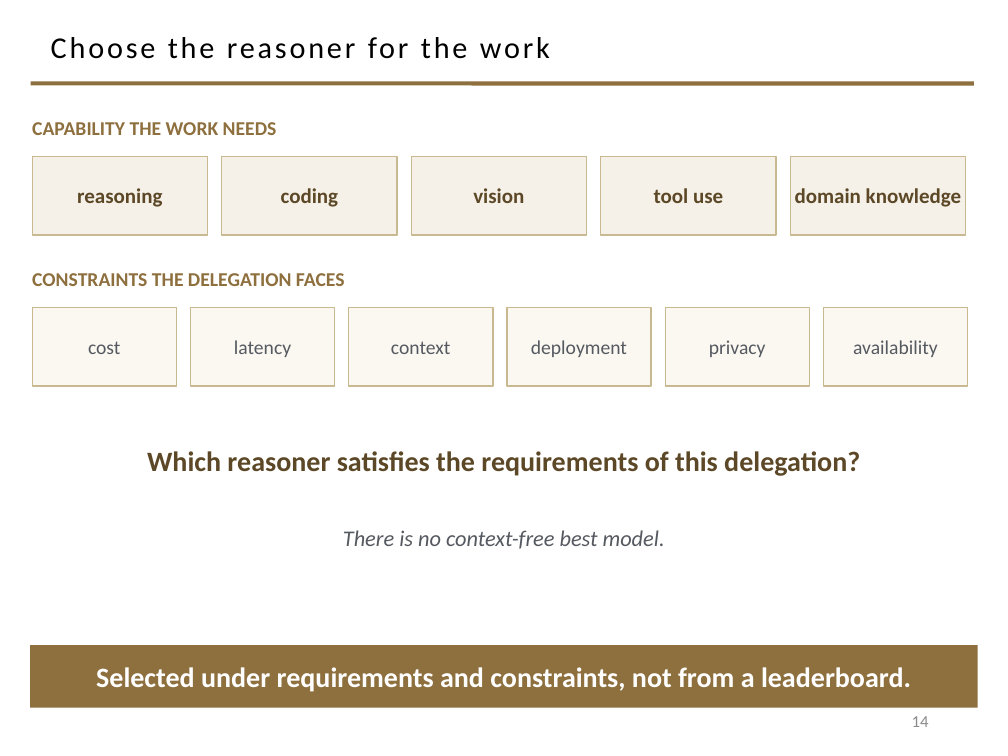
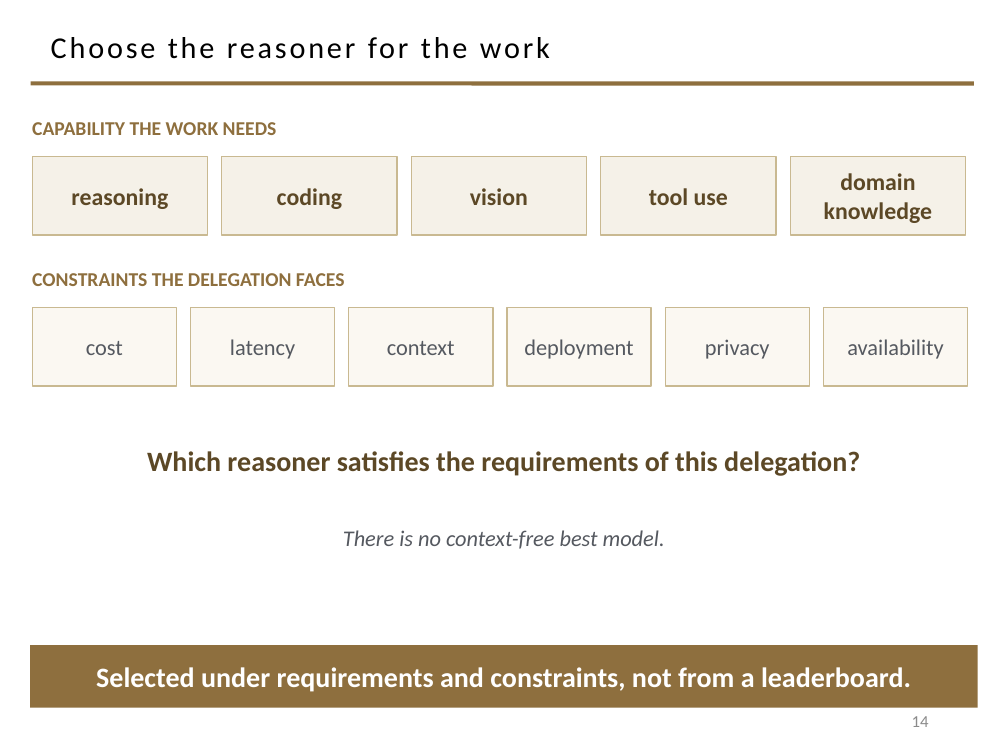
Before and after one commit to davisjam/model-based-agentic-software-engineering, a slide deck: slide 14 of course/lectures/act-2-delegation-and-control/01-delegation/2-1-Agents.pptx. Drawn at 1008x756 pixels with LibreOffice and Linux fonts; fonts in the diff are those of the drawing; background and template pictures are left out. Boxes give left, top, right and bottom in pixels: in the first picture for what was removed or moved away, otherwise in the second. Text is boxed around its words. In the diff, an @@ line names an element or a change of style, - is before the commit and + after.

```diff
--- a/course/lectures/act-2-delegation-and-control/01-delegation/2-1-Agents.pptx
+++ b/course/lectures/act-2-delegation-and-control/01-delegation/2-1-Agents.pptx
@@ size 15 to 17 pt in 5 elements at [32,156,208,235], [222,156,397,235], [411,156,587,235], [601,156,776,235], [790,156,966,235] @@
@@ size 14 to 16 pt in 6 elements at [32,307,176,386], [191,307,335,386], [349,307,493,386], [507,307,651,386], [665,307,809,386], [824,307,968,386] @@
```
Also in this commit, not shown: 14 other slides changed.
